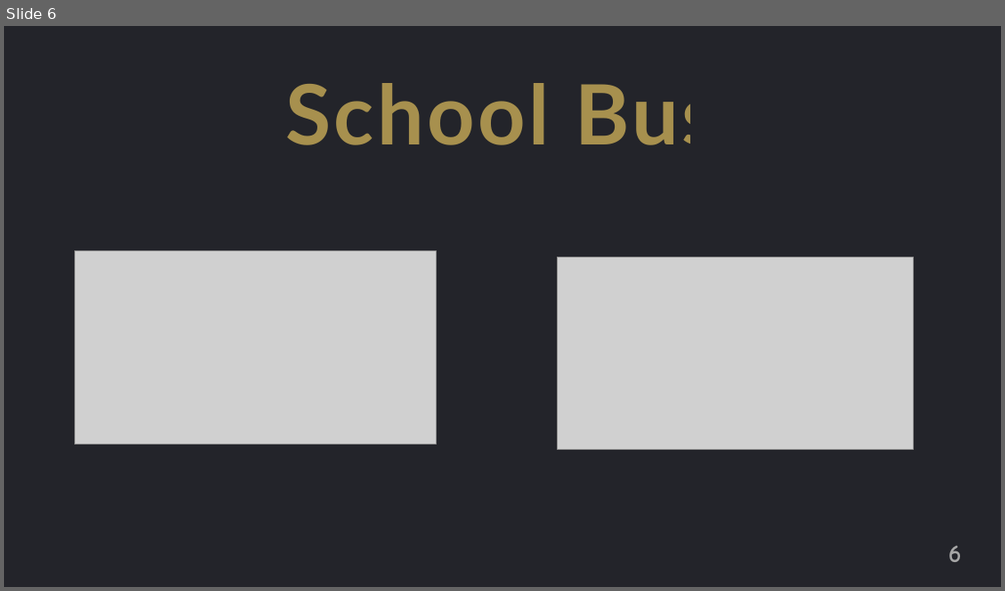
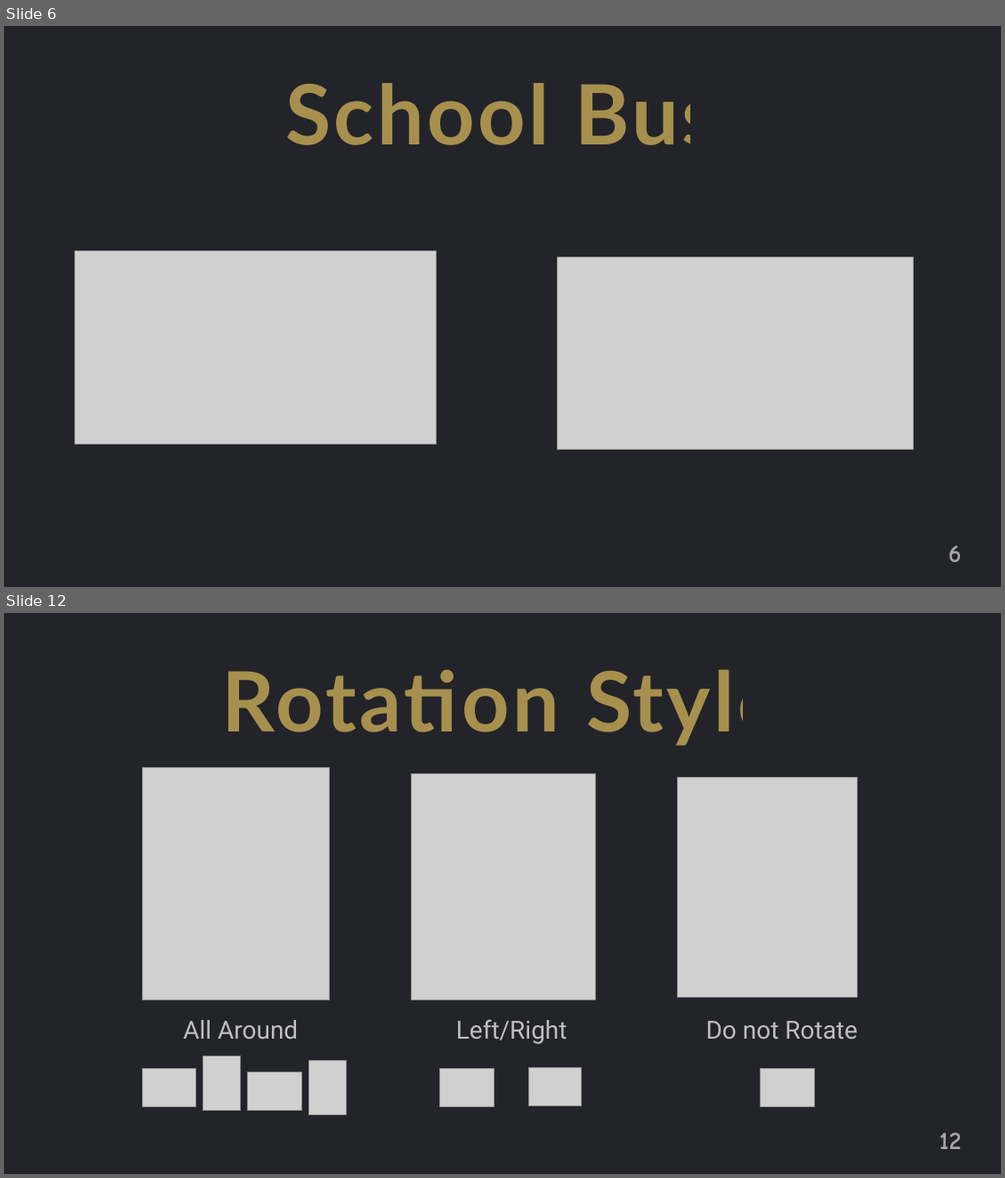
Before and after one commit to jguo108/My-Programming-Courses, a slide deck: Scratch for Newbies/Level1/Lesson 3 - Catch the School Bus/Notes/Notes.pptx. Shown one above the other, each under a label of ours: slide 6 before the commit, slides 6 and 12 after it; the slides between them are not shown. The pictures are 1005x591 and 1005x1178 pixels, drawn with LibreOffice and Linux fonts; fonts in the diff are those of the drawing; grey boxes stand for pictures. Boxes give left, top, right and bottom in pixels: in the first picture for what was removed or moved away, otherwise in the second. Text is boxed around its words. In the diff, an @@ line names an element or a change of style, - is before the commit and + after.

```diff
--- a/Scratch for Newbies/Level1/Lesson 3 - Catch the School Bus/Notes/Notes.pptx
+++ b/Scratch for Newbies/Level1/Lesson 3 - Catch the School Bus/Notes/Notes.pptx
@@ slide 12 added at (4,613,1001,1174), background #FFFFFF @@
@@ rectangle added at (4,613,1001,1174), fill #23242A @@
@@ text added at (222,669,782,746), 80 pt, text #FFD966 at 60% opacity, bold @@
+Rotation Style
@@ picture added at (142,768,329,999) @@
@@ picture added at (412,773,596,999) @@
@@ picture added at (678,778,858,997) @@
@@ text added at (183,1020,298,1038), 24 pt, text #BFBFBF @@
+All Around
@@ text added at (456,1020,567,1044), 24 pt, text #BFBFBF @@
+Left/Right
@@ text added at (706,1021,858,1038), 24 pt, text #BFBFBF @@
+Do not Rotate
@@ picture added at (202,1055,241,1110) @@
@@ picture added at (308,1060,346,1114) @@
@@ picture added at (142,1069,196,1106) @@
@@ picture added at (248,1072,301,1110) @@
@@ picture added at (440,1069,494,1106) @@
@@ picture added at (529,1068,582,1105) @@
@@ picture added at (760,1069,815,1106) @@
@@ page number added at (939,1132,962,1149), 24 pt, text #A6A6A6, bold @@
+12
```
Also in this commit, not shown: 4 slides changed, 6 other slides added, 16 other files.
